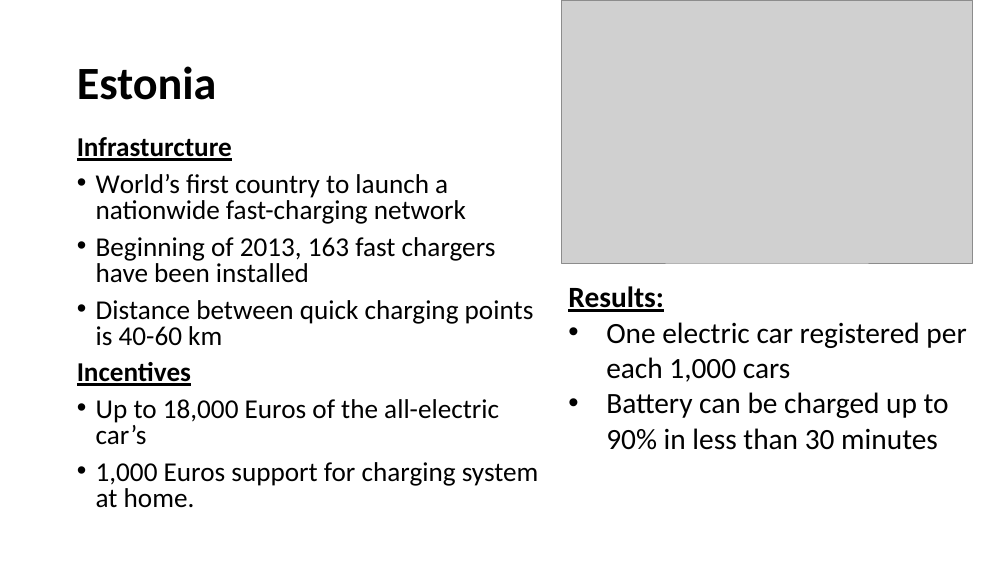
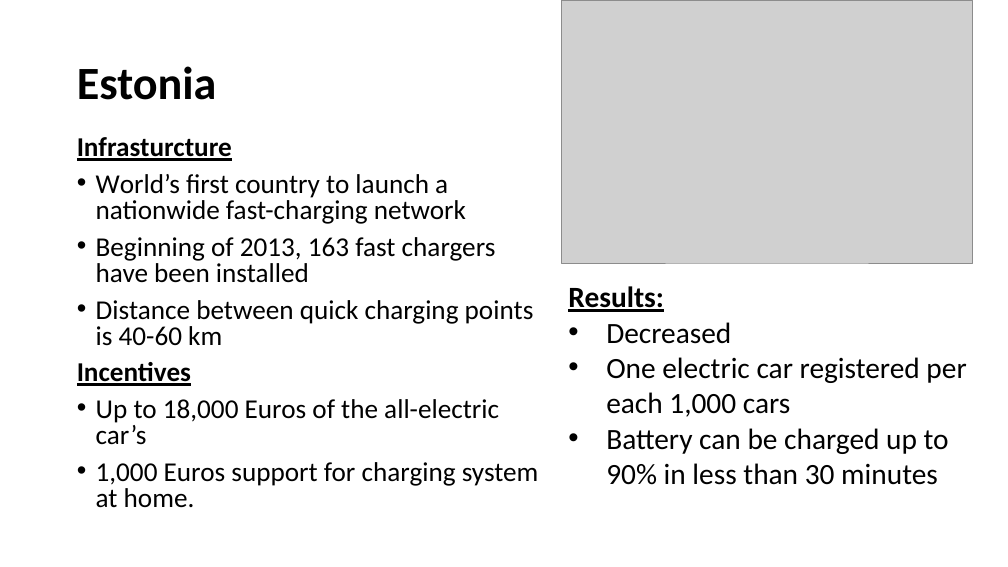
Before and after one commit to VincentHenric/GMS_group5, a slide deck: slide 7 of Class Presentations/3rd-presentation/PPT 13 05.pptx. Drawn at 1008x567 pixels with LibreOffice and Linux fonts; fonts in the diff are those of the drawing; grey boxes stand for pictures. Boxes give left, top, right and bottom in pixels: in the first picture for what was removed or moved away, otherwise in the second. Text is boxed around its words. In the diff, an @@ line names an element or a change of style, - is before the commit and + after.

Commit message:
3th presentation

```diff
--- a/Class Presentations/3rd-presentation/PPT 13 05.pptx
+++ b/Class Presentations/3rd-presentation/PPT 13 05.pptx
@@ text at (x1=606, y1=322, x2=731, y2=344): paragraph added @@
+• Decreased
```
